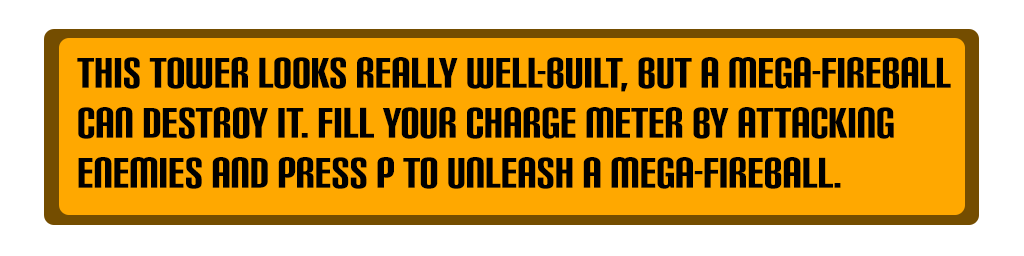
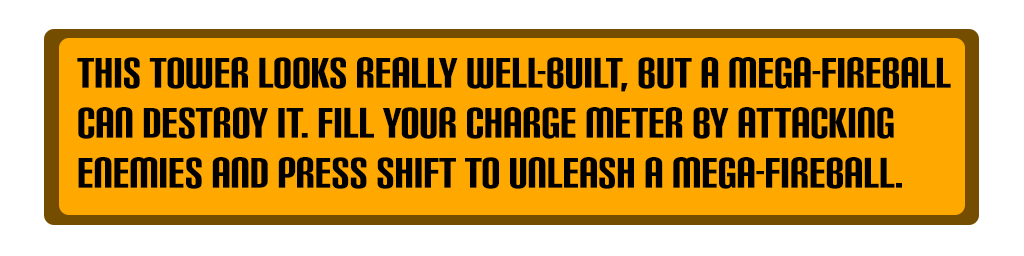
Two versions of the same layered image (w=1024, h=256). Layer-by-layer changes:
painted on "This tower looks really well-built, but a mega-fireball can des" over left=377, top=157, right=902, bottom=189
